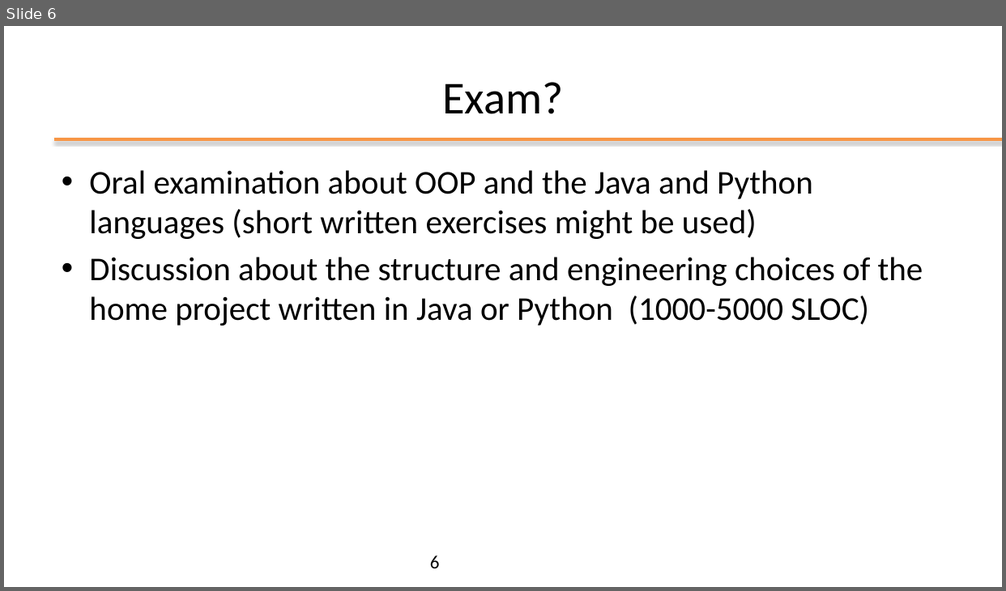
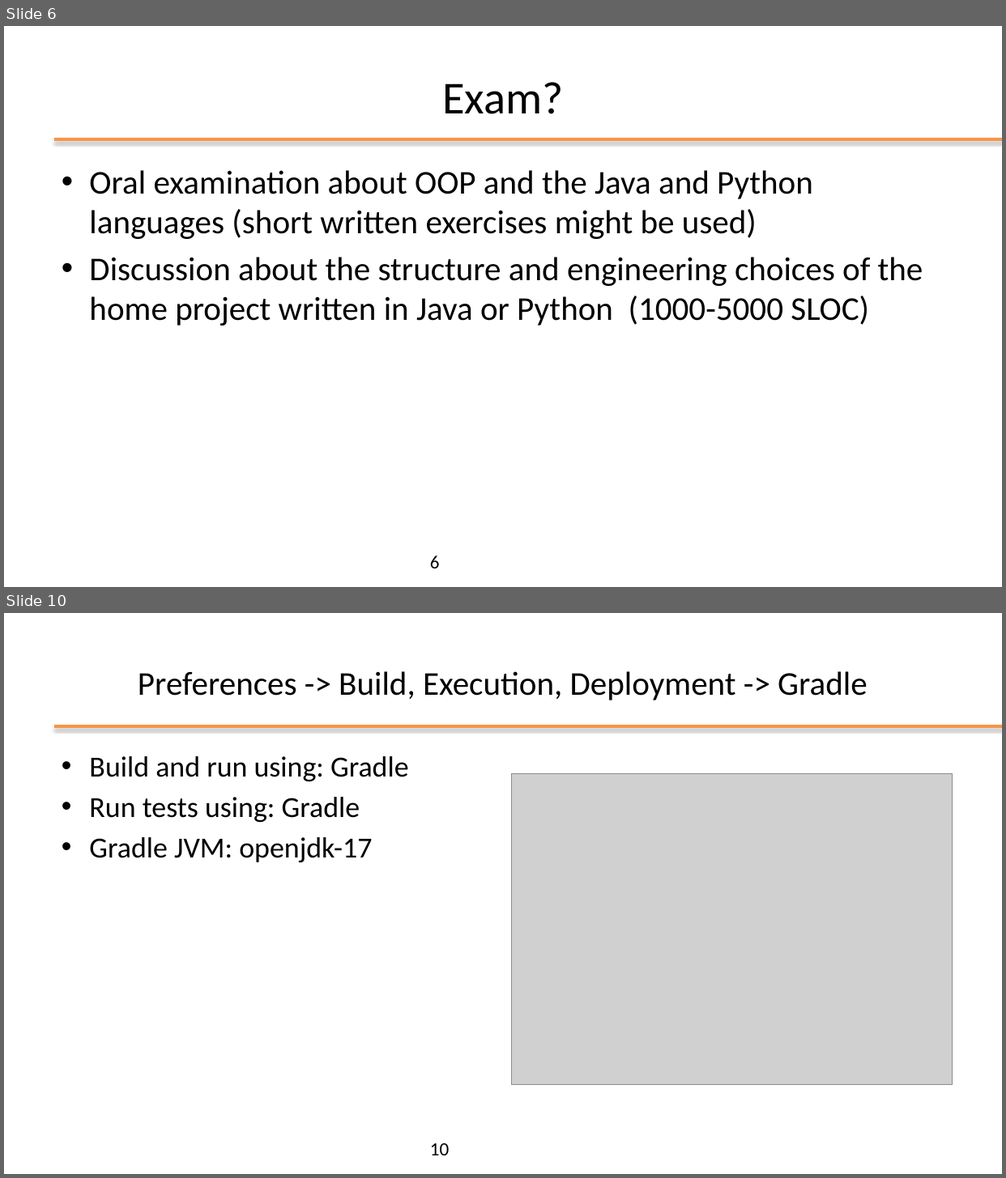
Before and after one commit to plctechnician/ooprogramming, a slide deck: java/slides/ppt/00 - Java Course Introduction.pptx. Shown one above the other, each under a label of ours: slide 6 before the commit, slides 6 and 10 after it; the slides between them are not shown. The pictures are 1006x591 and 1006x1178 pixels, drawn with LibreOffice and Linux fonts; fonts in the diff are those of the drawing; grey boxes stand for pictures; background and template pictures are left out. Boxes give left, top, right and bottom in pixels: in the first picture for what was removed or moved away, otherwise in the second. Text is boxed around its words. In the diff, an @@ line names an element or a change of style, - is before the commit and + after.

```diff
--- a/java/slides/ppt/00 - Java Course Introduction.pptx
+++ b/java/slides/ppt/00 - Java Course Introduction.pptx
@@ slide 10 added at (4, 613, 1002, 1174), background #FFFFFF; not listed: 1 template element that a slide beside it also shows @@
@@ title added at (138, 671, 867, 700), 32 pt, text #000000 @@
+Preferences -> Build, Execution, Deployment -> Gradle
@@ text added at (89, 756, 409, 862), 28 pt, text #000000 @@
+• Build and run using: Gradle
+• Run tests using: Gradle
+• Gradle JVM: openjdk-17
@@ picture added at (512, 773, 953, 1084) @@
@@ page number added at (430, 1144, 449, 1156), 18 pt, text #000000 @@
+10
```
Also in this commit, not shown: 2 slides changed, 6 other slides added, 2 other files.
